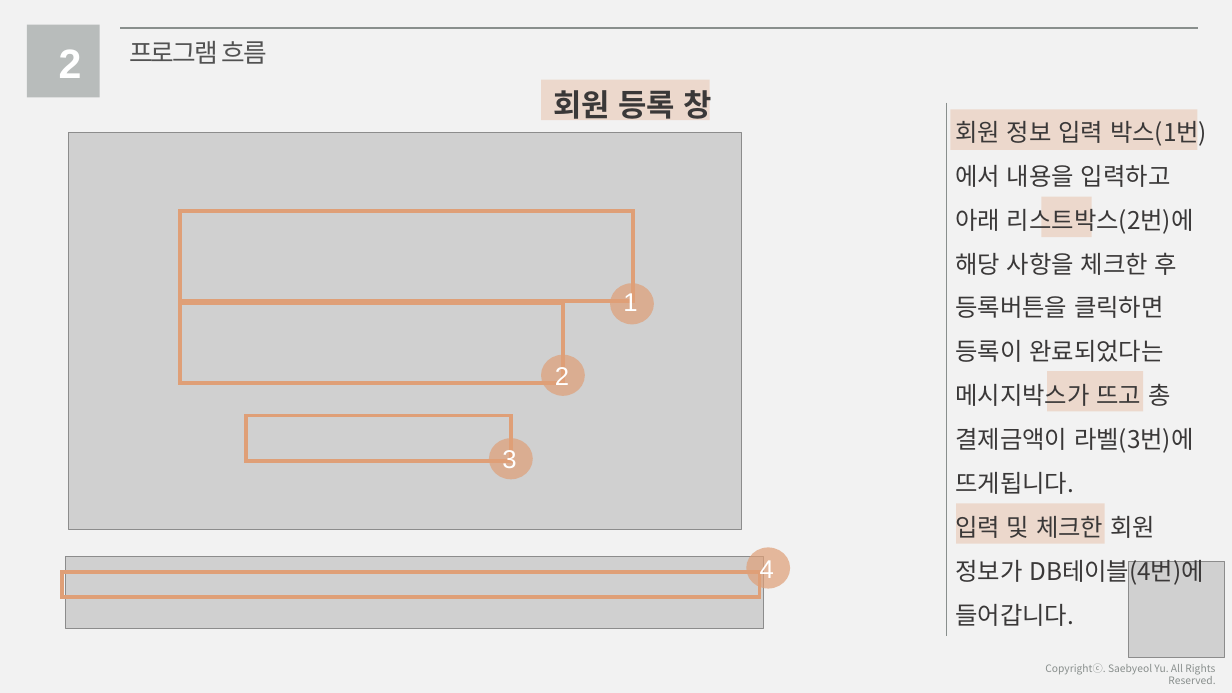
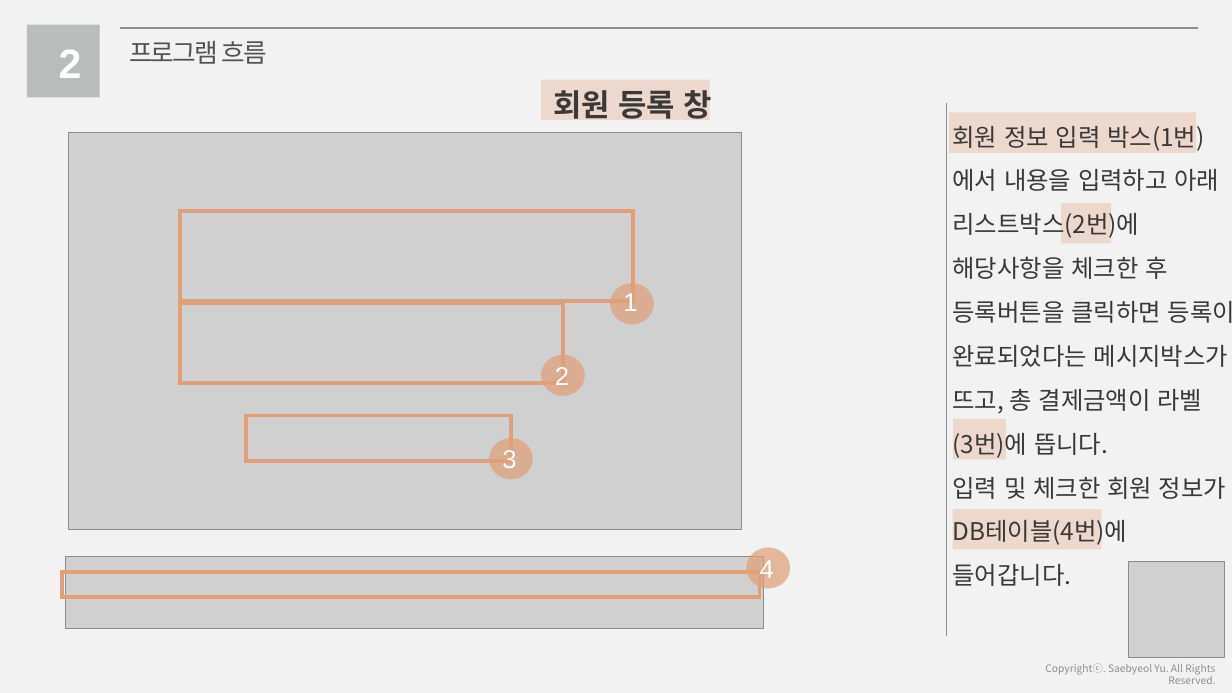
Before and after one commit to haileykim5418/hosting, a slide deck: slide 12 of 포폴_ppt3.pptx. Drawn at 1232x693 pixels with LibreOffice and Linux fonts; fonts in the diff are those of the drawing; grey boxes stand for pictures. Boxes give left, top, right and bottom in pixels: in the first picture for what was removed or moved away, otherwise in the second. Text is boxed around its words. In the diff, an @@ line names an element or a change of style, - is before the commit and + after.

```diff
--- a/포폴_ppt3.pptx
+++ b/포폴_ppt3.pptx
@@ text at (x1=953, y1=126, x2=1232, y2=586): text changed @@
-회원 정보 입력 박스(1번)에서 내용을 입력하고 아래 리스트박스(2번)에 해당 사항을 체크한 후 등록버튼을 클릭하면 등록이 완료되었다는 메시지박스가 뜨고 총 결제금액이 라벨(3번)에 뜨게됩니다.
-입력 및 체크한 회원 정보가 DB테이블(4번)에 들어갑니다.
+회원 정보 입력 박스(1번)
+에서 내용을 입력하고 아래
+리스트박스(2번)에
+해당사항을 체크한 후
+등록버튼을 클릭하면 등록이
+완료되었다는 메시지박스가
+뜨고, 총 결제금액이 라벨
+(3번)에 뜹니다.
+입력 및 체크한 회원 정보가
+DB테이블(4번)에
+들어갑니다.
@@ rectangle moved from (x1=1042, y1=197, x2=1092, y2=238) to (x1=1061, y1=203, x2=1112, y2=244) @@
@@ rectangle resized from (x1=1047, y1=372, x2=1143, y2=412) to (x1=954, y1=419, x2=1006, y2=459) @@
@@ rectangle moved from (x1=957, y1=504, x2=1105, y2=544) to (x1=953, y1=509, x2=1102, y2=550) @@
```
Also in this commit, not shown: 8 other slides changed, 23 other files.
